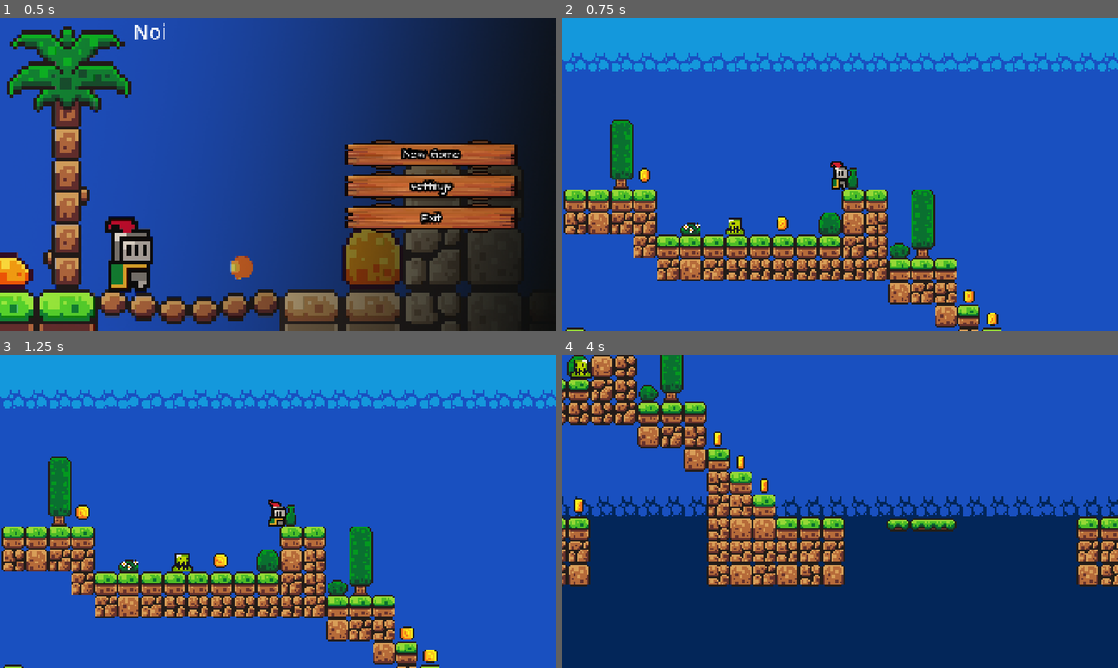
Above: before the commit, frames 1-4 (two rows, left to right).
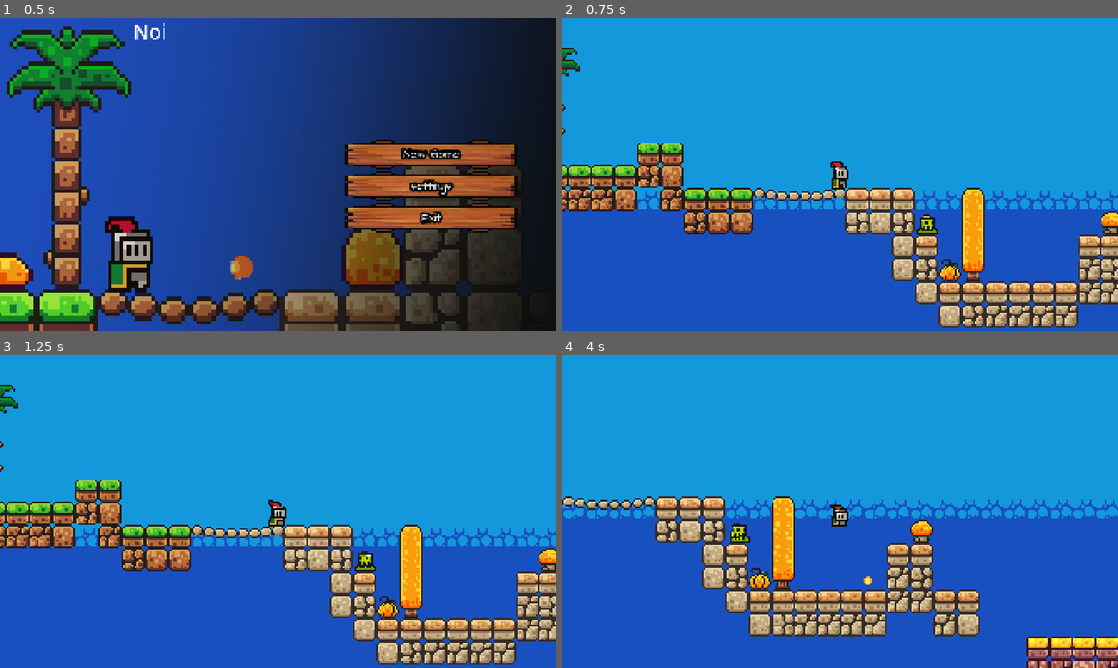
Above: after the commit, the same moments.

Repository: Ankryptic/FIre-and-Feast
Game: Godot game, scene res://Scene/main_menu.tscn
Same seed, same stepped clock (60 frames per second), same inputs: the game is played once before the commit and once after it.
Inputs (mouse positions are in pixels of both pictures, inside the frame that each line leads up to):
- Up to frame 1 (0.5 s): no input
- Up to frame 2 (0.75 s): click "New Game" at 0.5 s
- Up to frame 3 (1.25 s): no input
- Up to frame 4 (4 s): move the mouse to (962, 495) at 1.27 s; hold D (move_right) 1.28-2.78 s; click (962, 495) at 1.35 s; tap Space (jump) at 1.52, 2.27, 3.77 s; move the mouse to (728, 527) at 2.02 s; click (728, 527) at 2.1 s; move the mouse to (895, 442) at 2.77 s; hold A (move_left) 2.78-3.53 s; click (895, 442) at 2.85 s; move the mouse to (812, 574) at 3.52 s; hold D (move_right) from 3.53 s (still down); click (812, 574) at 3.6 s

Frame 1 is identical in both runs. In frame 2, 64% of the frame differs, in the area x 0-100%, y 9-100%; in frame 3, 64%; in frame 4, 99%, in the area x 0-100%, y 0-100%.

Commit message:
add green slime movement

Diff:
--- a/Scene/green_slime.tscn
+++ b/Scene/green_slime.tscn
@@ -56,8 +56,8 @@
 [sub_resource type="RectangleShape2D" id="RectangleShape2D_mh1aa"]
 size = Vector2(12, 12)
 
-[sub_resource type="RectangleShape2D" id="RectangleShape2D_mgqwm"]
-size = Vector2(12, 12)
+[sub_resource type="CircleShape2D" id="CircleShape2D_mh1aa"]
+radius = 5.0
 
 [sub_resource type="CircleShape2D" id="CircleShape2D_mgqwm"]
 radius = 4.0
@@ -124,8 +124,8 @@
 debug_color = Color(0.25984162, 0.8457546, 0, 0.41960785)
 
 [node name="CollisionShape2D" type="CollisionShape2D" parent="."]
-position = Vector2(0, -6)
-shape = SubResource("RectangleShape2D_mgqwm")
+position = Vector2(0, -5)
+shape = SubResource("CircleShape2D_mh1aa")
 
 [node name="Killzone" parent="." instance=ExtResource("2_em2wj")]
 collision_mask = 2
@@ -136,8 +136,8 @@
 disabled = true
 
 [node name="LedgeDetector" type="RayCast2D" parent="."]
-position = Vector2(8, -6)
-target_position = Vector2(0, 7)
+position = Vector2(6, -6)
+target_position = Vector2(0, 8)
 
 [node name="WallDetector" type="RayCast2D" parent="."]
 position = Vector2(0, -6)
--- a/Script/green_slime.gd
+++ b/Script/green_slime.gd
@@ -1,17 +1,16 @@
 extends CharacterBody2D
 
 #region Onready variables
-@onready var animated_sprite: AnimatedSprite2D = $AnimatedSprite2D
+@onready var green_slime: AnimatedSprite2D = $AnimatedSprite2D
 @onready var animation_player: AnimationPlayer = $AnimationPlayer
 @onready var wall_detector: RayCast2D = $WallDetector
 @onready var ledge_detector: RayCast2D = $LedgeDetector
-@onready var timer: Timer = $Timer
 #endregion
 
 #region Normal Variables
 var direction : float = 1.0
-@export var speed : int = 20
-@onready var green_slime: AnimatedSprite2D = $AnimatedSprite2D
+var knock_back : float = 0.0
+@export var speed : float = 40.0
 #endregion
 
 func _physics_process(delta: float) -> void:
@@ -21,22 +20,23 @@
 	if wall_detector.is_colliding():
 		change_direction()
 
-	print(direction)
-	velocity.x += speed * direction * delta
+	if !ledge_detector.is_colliding():
+		change_direction()
+
+	velocity.x = speed * direction + knock_back
+	knock_back = move_toward(knock_back, 0, 500 * delta)
 
 	move_and_slide()
 
+func change_direction() -> void:
+	wall_detector.target_position *= -1
+	direction *= -1
+	green_slime.flip_h = !green_slime.flip_h
 
 ## Plays Hit Animation and Deal with Damage
 func get_damage(hit_direction : int) -> void:
-	speed = 0
-	timer.start()
+	speed = 0.0
 	animation_player.play('damage')
-	position.x += 5 * hit_direction
-
-func change_direction() -> void:
-	direction *= -1
-	green_slime.flip_h = true
-
-func _on_timer_timeout() -> void:
-	speed = 50
+	knock_back = 100 * hit_direction
+	await get_tree().create_timer(0.8).timeout
+	speed = 40.0
--- a/levels/level_1.tscn
+++ b/levels/level_1.tscn
@@ -407,7 +407,7 @@
 
 [node name="Player" parent="." instance=ExtResource("2_l53as")]
 z_index = 10
-position = Vector2(271, -35)
+position = Vector2(764, -130)
 collision_layer = 2
 collision_mask = 21
 metadata/_edit_group_ = true
@@ -482,4 +482,6 @@
 
 [node name="GreenSlime" parent="." instance=ExtResource("7_gwceb")]
 position = Vector2(198, -5)
-speed = 30
+
+[node name="GreenSlime2" parent="." instance=ExtResource("7_gwceb")]
+position = Vector2(824, -100)
--- a/project.godot
+++ b/project.godot
@@ -10,7 +10,7 @@
 
 [application]
 
-config/name="Brackey's Tutorials"
+config/name="Fire And Feast"
 run/main_scene="uid://bwev0exxtw037"
 config/features=PackedStringArray("4.5", "Mobile")
 config/icon="res://icon.svg"
